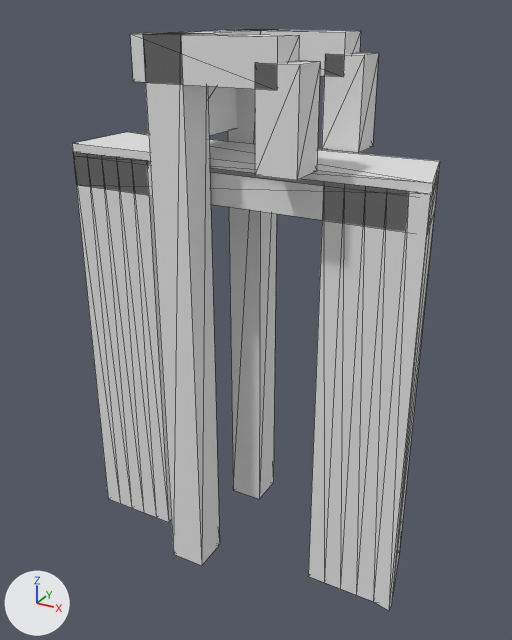
What one commit did to the glTF model models/leidschendam/leidschendam-brug-2fbedf22/leidschendam-brug-2fbedf22.glb.
Camera for both pictures: a camera (50 mm lens) standing at (7.81, -14.08, 3.4) and looking at (0.08, -0.03, -3.63). Lighting does not change. The marker at lower left points along +X, +Y and +Z. The first picture is the older version. Mesh edges are drawn as thin lines.

The first picture shows 'building:balans', 'building:balans 2', 'building:contragewicht', 'building:hamei', 'building:hamei 2', 'building:hangstang', 'building:hangstang 2', 'building:portaal', 'road:dek', 'road:landhoofd (aangenomen)', 'road:landhoofd (aangenomen) 2', 'road:voetpad'.
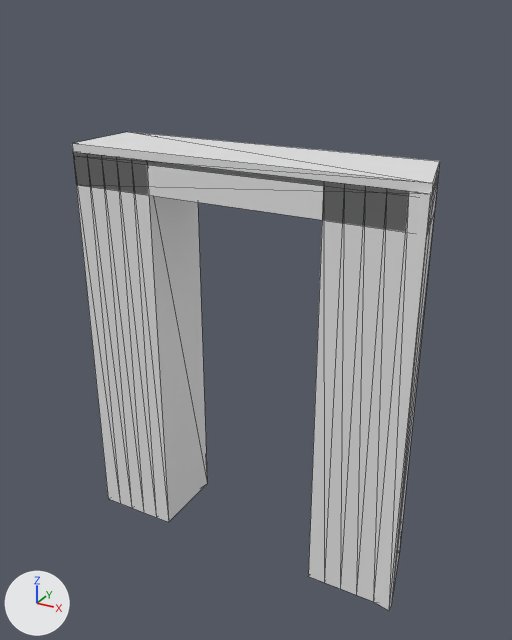
Boxes [x1, y1, x2, y2] around the edits, measured in the pictures (512 x 640 px):
'building:hamei 2', deleted
    before: [143, 33, 220, 566]
'building:hamei', deleted
    before: [228, 29, 277, 499]
'building:balans 2', deleted
    before: [130, 33, 299, 90]
'building:hangstang 2', deleted
    before: [255, 61, 320, 180]
'building:hangstang', deleted
    before: [322, 53, 379, 153]
'building:balans', deleted
    before: [215, 29, 361, 76]
'building:contragewicht', deleted
    before: [208, 86, 237, 136]
'building:portaal', deleted
    before: [161, 30, 264, 35]

Patch to the scene script:
```diff
--- a/models/leidschendam/leidschendam-brug-2fbedf22/leidschendam-brug-2fbedf22.glb.py
+++ b/models/leidschendam/leidschendam-brug-2fbedf22/leidschendam-brug-2fbedf22.glb.py
@@ ob_building_hamei @@
-ob_building_hamei = bpy.data.objects.new('building:hamei', me_hamei)
-ob_building_hamei.location = (0.0, 0.0, 0.0)
@@ ob_building_hamei_2 @@
-ob_building_hamei_2 = bpy.data.objects.new('building:hamei 2', me_hamei_2)
-ob_building_hamei_2.location = (0.0, 0.0, 0.0)
@@ ob_building_portaal @@
-ob_building_portaal = bpy.data.objects.new('building:portaal', me_portaal)
-ob_building_portaal.location = (0.0, 0.0, 0.0)
@@ ob_building_balans @@
-ob_building_balans = bpy.data.objects.new('building:balans', me_balans)
-ob_building_balans.location = (0.0, 0.0, 0.0)
@@ ob_building_hangstang @@
-ob_building_hangstang = bpy.data.objects.new('building:hangstang', me_hangstang)
-ob_building_hangstang.location = (0.0, 0.0, 0.0)
@@ ob_building_balans_2 @@
-ob_building_balans_2 = bpy.data.objects.new('building:balans 2', me_balans_2)
-ob_building_balans_2.location = (0.0, 0.0, 0.0)
@@ ob_building_hangstang_2 @@
-ob_building_hangstang_2 = bpy.data.objects.new('building:hangstang 2', me_hangstang_2)
-ob_building_hangstang_2.location = (0.0, 0.0, 0.0)
@@ ob_building_contragewicht @@
-ob_building_contragewicht = bpy.data.objects.new('building:contragewicht', me_contragewicht)
-ob_building_contragewicht.location = (0.0, 0.0, 0.0)
```
